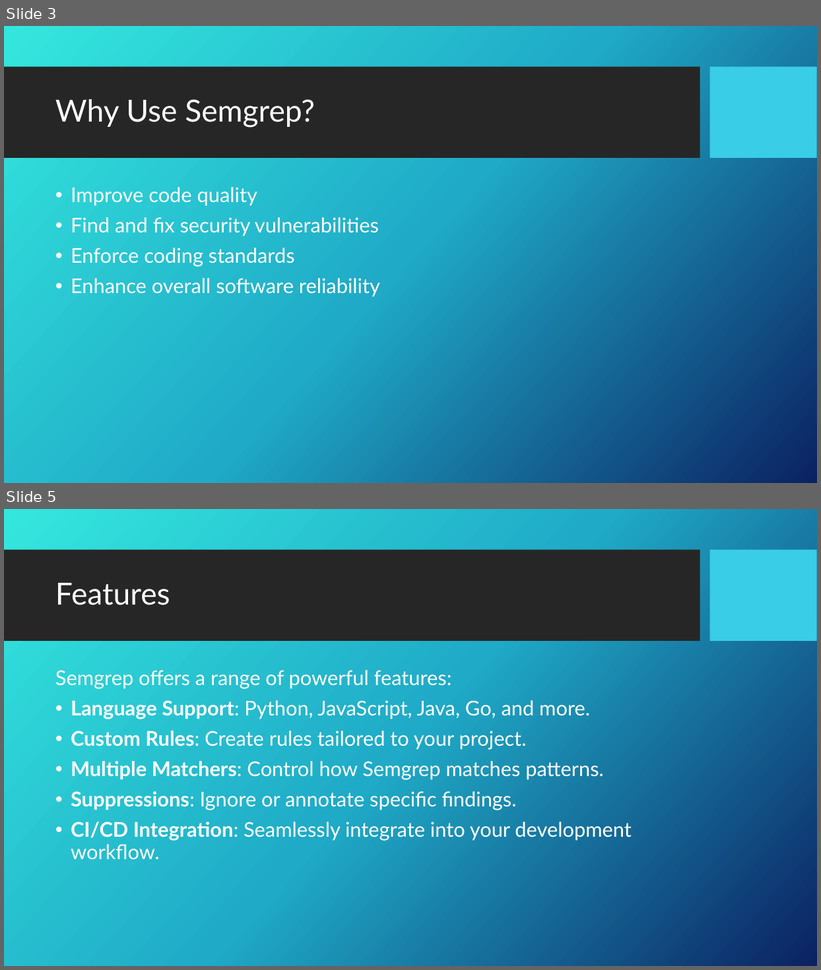
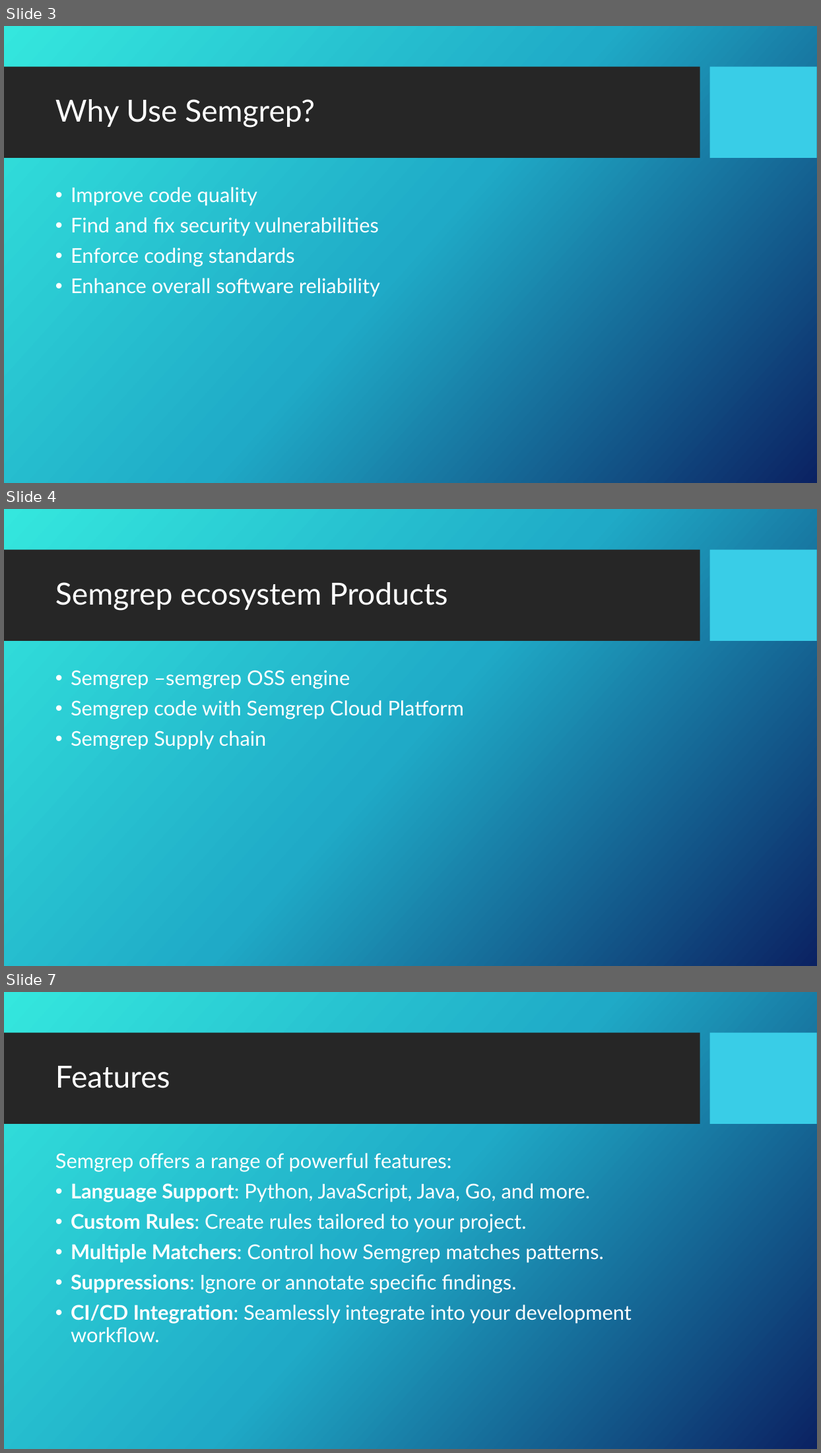
Before and after one commit to ajeesh875/pyShellSAST, a slide deck: SEMGREP.pptx. Shown one above the other, each under a label of ours: slides 3 and 5 before the commit, slides 3, 4 and 7 after it; the slides between them are not shown. The pictures are 821x970 and 821x1453 pixels, drawn with LibreOffice and Linux fonts; fonts in the diff are those of the drawing; background and template pictures are left out. Boxes give left, top, right and bottom in pixels: in the first picture for what was removed or moved away, otherwise in the second. Text is boxed around its words. In the diff, an @@ line names an element or a change of style, - is before the commit and + after.

```diff
--- a/SEMGREP.pptx
+++ b/SEMGREP.pptx
@@ slide 4 added at [4, 509, 817, 966], background picture (left out); not listed: 2 template elements that a slide beside it also shows @@
@@ title added at [55, 582, 448, 611], 36 pt, text #FFFFFF @@
+Semgrep ecosystem Products
@@ text added at [71, 670, 464, 750], 24 pt, text #FFFFFF @@
+• Semgrep –semgrep OSS engine
+• Semgrep code with Semgrep Cloud Platform
+• Semgrep Supply chain
@@ what was slide 5 is now slide 7 @@
```
Also in this commit, not shown: 4 slides changed, 8 other slides added, 1 slide removed.
